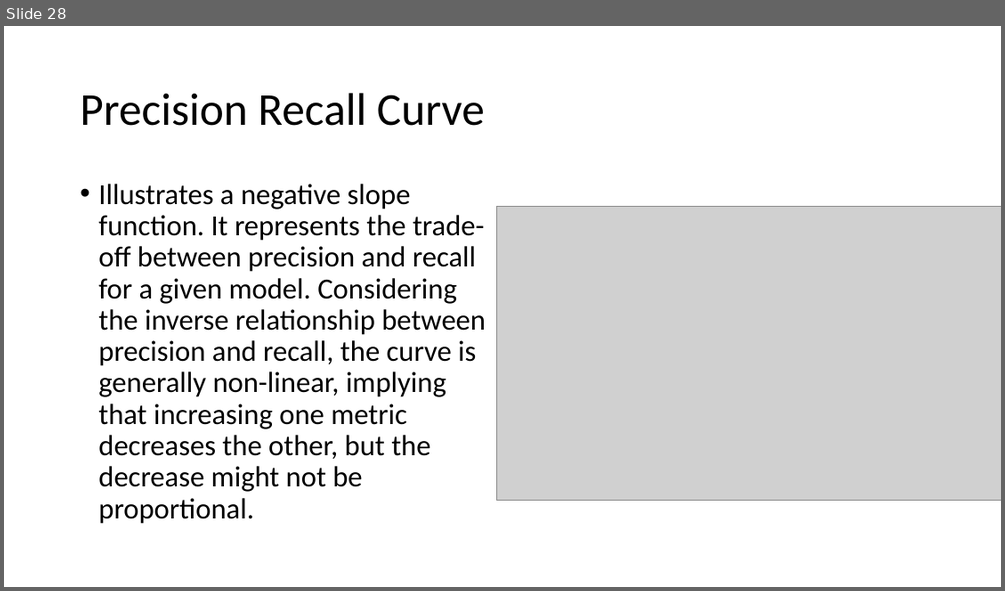
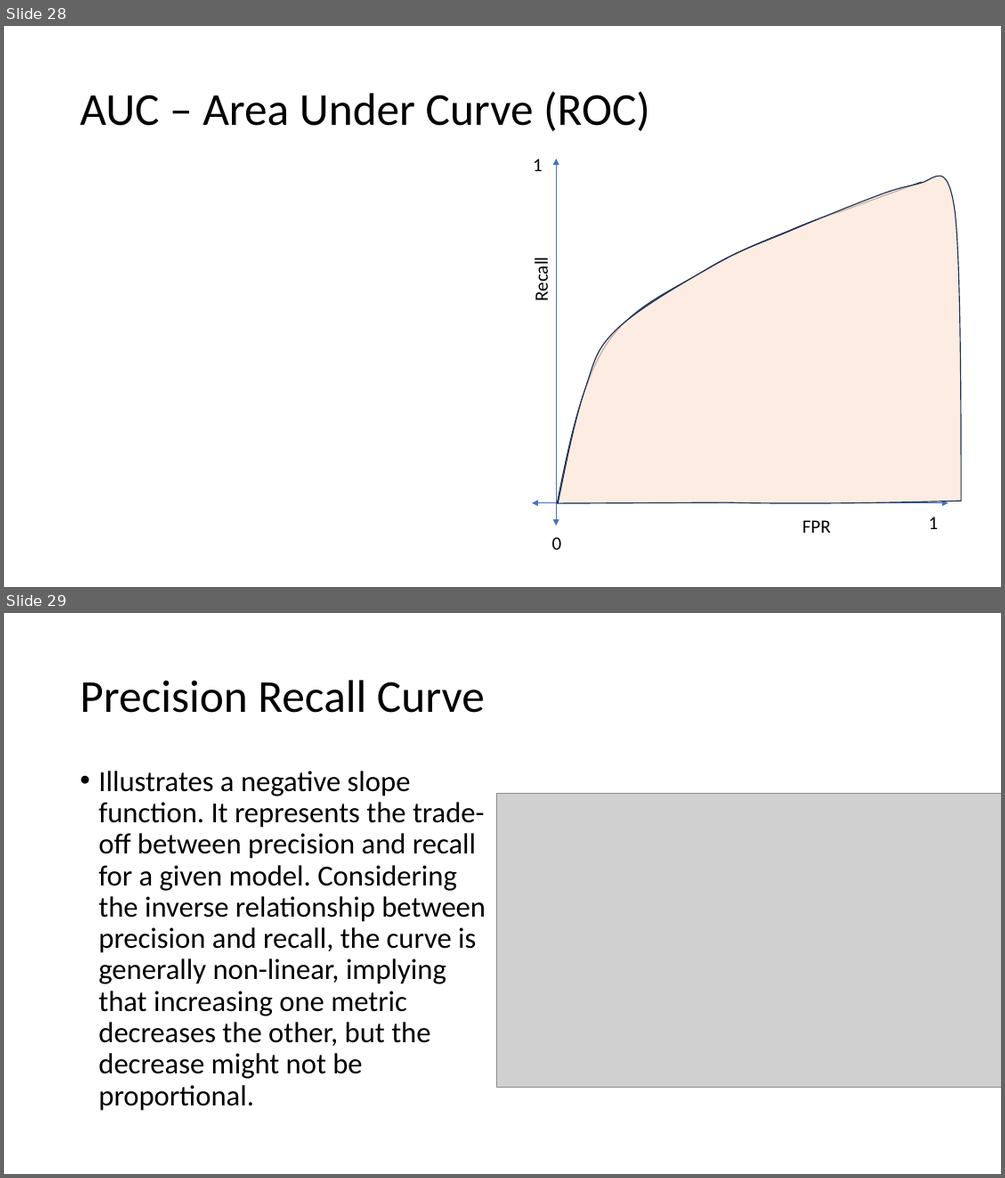
Before and after one commit to meenakshsundaram/AIML, a slide deck: DecisionTrees/DecisionTrees.pptx. Shown one above the other, each under a label of ours: slide 28 before the commit, slides 28 and 29 after it. The pictures are 1005x591 and 1005x1178 pixels, drawn with LibreOffice and Linux fonts; fonts in the diff are those of the drawing; grey boxes stand for pictures. Boxes give left, top, right and bottom in pixels: in the first picture for what was removed or moved away, otherwise in the second. Text is boxed around its words. In the diff, an @@ line names an element or a change of style, - is before the commit and + after.

```diff
--- a/DecisionTrees/DecisionTrees.pptx
+++ b/DecisionTrees/DecisionTrees.pptx
@@ slide 28 added at <box>4,26,1001,587</box>, background #FFFFFF @@
@@ title added at <box>80,91,650,131</box>, 44 pt, text #000000 @@
+AUC – Area Under Curve (ROC)
@@ freeform shape added at <box>558,176,961,503</box>, fill #FBE5D6 at 71% opacity, outline #1E3256 1 pt @@
@@ group added at <box>530,159,948,549</box>: 5 texts, 2 double arrows, 1 freeform shape @@
+FPR
+Recall
+1
+1
+0
@@ what was slide 28 is now slide 29 @@
```
Also in this commit, not shown: 1 slide changed.
